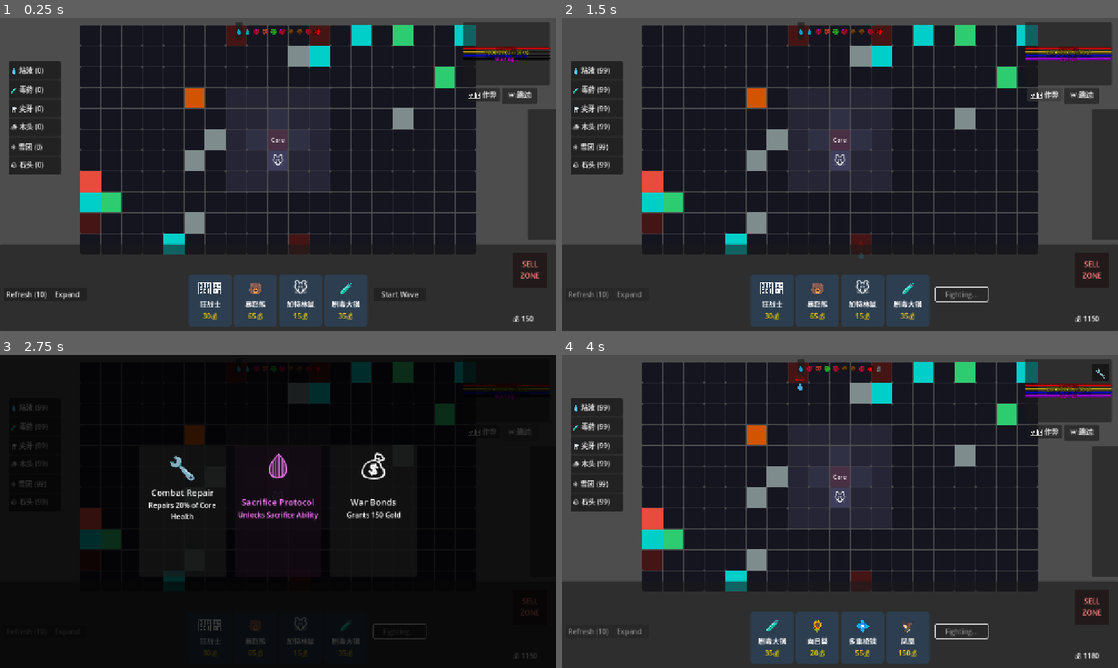
Above: before the commit, frames 1-4 (two rows, left to right).
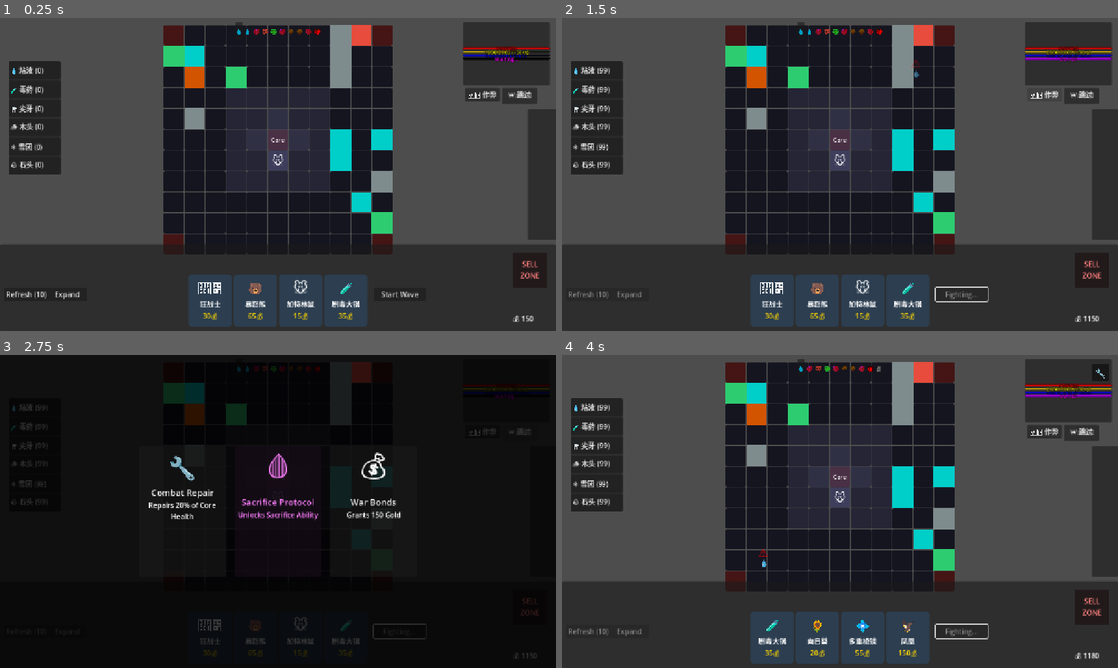
Above: after the commit, the same moments.

Repository: seekerzz/tower-html
Game: Godot game, scene res://src/Scenes/Game/MainGame.tscn
Same seed, same stepped clock (60 frames per second), same inputs: the game is played once before the commit and once after it. The project has no main scene, so this scene is started directly.
Inputs (mouse positions are in pixels of both pictures, inside the frame that each line leads up to):
- Up to frame 1 (0.25 s): no input
- Up to frame 2 (1.5 s): click "Start Wave" at 0.5 s; click "🛠️ 作弊" at 1.25 s
- Up to frame 3 (2.75 s): click "⏩ 跳过" at 2 s
- Up to frame 4 (4 s): click (745, 511) at 2.77 s; click "Start Wave" at 3.5 s

The runs differ from the first frame. In frame 1, 26% of the frame differs, in the area x 14-86%, y 2-76%; in frame 2, 26%, in the area x 14-86%, y 2-77%; in frame 3, 4.0%; in frame 4, 26%.

Commit message:
Resize map to 11x11 and restrict spawns to corners
- Changed MAP_WIDTH and MAP_HEIGHT to 11 in Constants.gd.
- Updated GridManager.gd to spawn enemies only at the four corners of the grid.
- Added TestGridConfig.gd and TestGridConfig.tscn to verify map size and spawn locations.

Diff:
--- /dev/null
+++ b/src/Scenes/Tests/TestGridConfig.tscn
@@ -0,0 +1,6 @@
+[gd_scene load_steps=2 format=3 uid="uid://testgridconfig1"]
+
+[ext_resource type="Script" path="res://src/Scripts/Tests/TestGridConfig.gd" id="1_test"]
+
+[node name="TestGridConfig" type="Node"]
+script = ExtResource("1_test")
--- a/src/Scripts/Constants.gd
+++ b/src/Scripts/Constants.gd
@@ -3,7 +3,7 @@
 const TILE_SIZE = 60
 const BENCH_SIZE = 5
 
-const MAP_WIDTH = 19
+const MAP_WIDTH = 11
 const MAP_HEIGHT = 11
 const CORE_ZONE_RADIUS = 2
 
--- a/src/Scripts/GridManager.gd
+++ b/src/Scripts/GridManager.gd
@@ -58,17 +58,13 @@
 	var half_w = Constants.MAP_WIDTH / 2
 	var half_h = Constants.MAP_HEIGHT / 2
 
-	# Determine spawn candidates (outermost ring)
-	var spawn_candidates = []
-	for x in range(-half_w, half_w + 1):
-		for y in range(-half_h, half_h + 1):
-			if abs(x) == half_w or abs(y) == half_h:
-				spawn_candidates.append(Vector2i(x,y))
-
-	# Select 4-6 random spawn points
-	var num_spawns = randi_range(4, 6)
-	spawn_candidates.shuffle()
-	var chosen_spawns = spawn_candidates.slice(0, num_spawns)
+	# Determine spawn candidates (Four corners)
+	var chosen_spawns = [
+		Vector2i(-half_w, -half_h),
+		Vector2i(half_w, -half_h),
+		Vector2i(-half_w, half_h),
+		Vector2i(half_w, half_h)
+	]
 
 	for x in range(-half_w, half_w + 1):
 		for y in range(-half_h, half_h + 1):
--- /dev/null
+++ b/src/Scripts/Tests/TestGridConfig.gd
@@ -0,0 +1,57 @@
+extends Node
+
+func _ready():
+	print("TestGridConfig starting...")
+	# Wait for GridManager to initialize
+	await get_tree().process_frame
+	await get_tree().process_frame
+
+	var gm_scene = load("res://src/Scenes/Game/GridManager.tscn")
+	var grid_manager = gm_scene.instantiate()
+	add_child(grid_manager)
+
+	# Ensure _ready is called and grid is created
+	# GridManager._ready calls create_initial_grid()
+
+	# 1. Assert spawn_tiles count
+	var spawn_count = grid_manager.spawn_tiles.size()
+	if spawn_count == 4:
+		print("PASS: Spawn tiles count is 4.")
+	else:
+		push_error("FAIL: Spawn tiles count is %d, expected 4." % spawn_count)
+
+	# 2. Assert spawn_tiles contains corners
+	var corners = [
+		Vector2i(-5, -5),
+		Vector2i(5, -5),
+		Vector2i(-5, 5),
+		Vector2i(5, 5)
+	]
+
+	var all_corners_found = true
+	for corner in corners:
+		if not (corner in grid_manager.spawn_tiles):
+			push_error("FAIL: Corner %s not found in spawn_tiles." % str(corner))
+			all_corners_found = false
+
+	if all_corners_found:
+		print("PASS: All 4 corners found in spawn_tiles.")
+
+	# 3. Assert map boundaries
+	# Based on 11x11, radius is 5 (from -5 to 5).
+	# So 5,5 should be valid, 6,6 should not.
+
+	var key_in = grid_manager.get_tile_key(5, 5)
+	var key_out = grid_manager.get_tile_key(6, 6)
+
+	if grid_manager.tiles.has(key_in):
+		print("PASS: Tile (5,5) exists.")
+	else:
+		push_error("FAIL: Tile (5,5) missing.")
+
+	if not grid_manager.tiles.has(key_out):
+		print("PASS: Tile (6,6) correctly missing.")
+	else:
+		push_error("FAIL: Tile (6,6) exists but shouldn't.")
+
+	print("TestGridConfig finished.")
Not shown, removed: test_output_3.log
